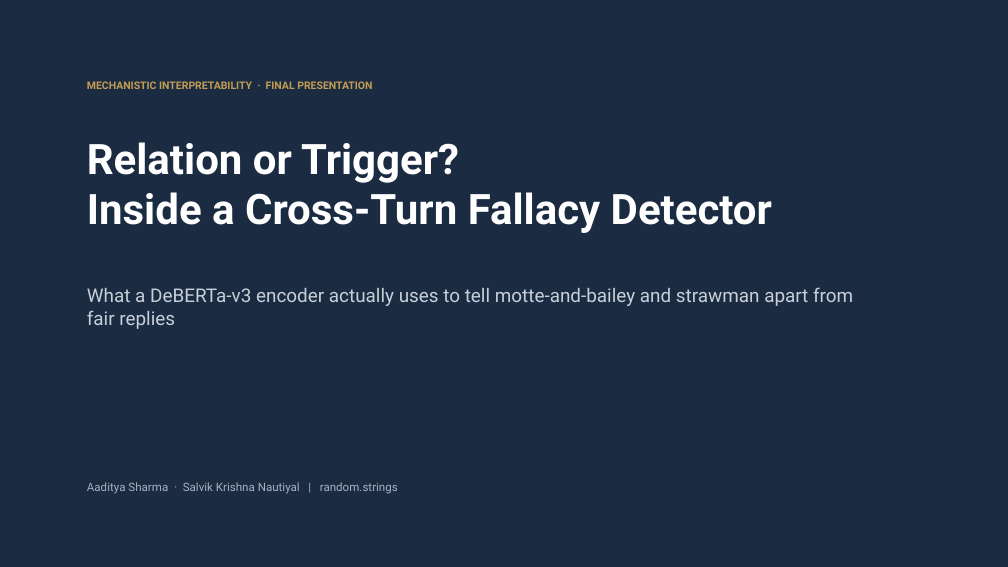
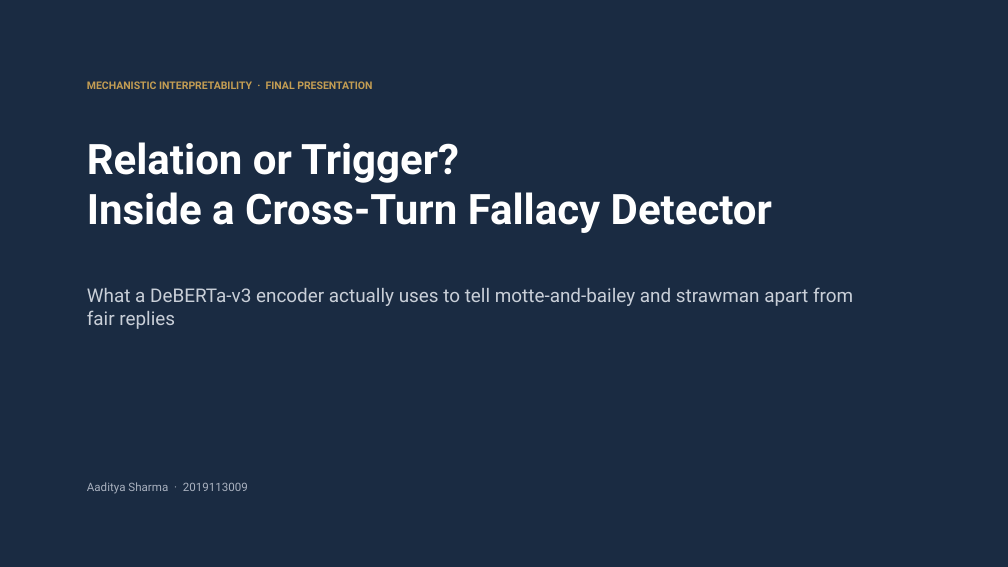
Before and after one commit to Ad-S/relation-or-trigger, a slide deck: slide 1 of mech_interp_final_presentation.pptx. Drawn at 1008x567 pixels with LibreOffice and Linux fonts; fonts in the diff are those of the drawing. Boxes give left, top, right and bottom in pixels: in the first picture for what was removed or moved away, otherwise in the second. Text is boxed around its words. In the diff, an @@ line names an element or a change of style, - is before the commit and + after.

Commit message:
Update presentation title slide

```diff
--- a/mech_interp_final_presentation.pptx
+++ b/mech_interp_final_presentation.pptx
@@ text at (87,482,248,494): text changed @@
-Aaditya Sharma · Salvik Krishna Nautiyal | random.strings
+Aaditya Sharma · 2019113009
```
Also in this commit, not shown: 1 other file.
